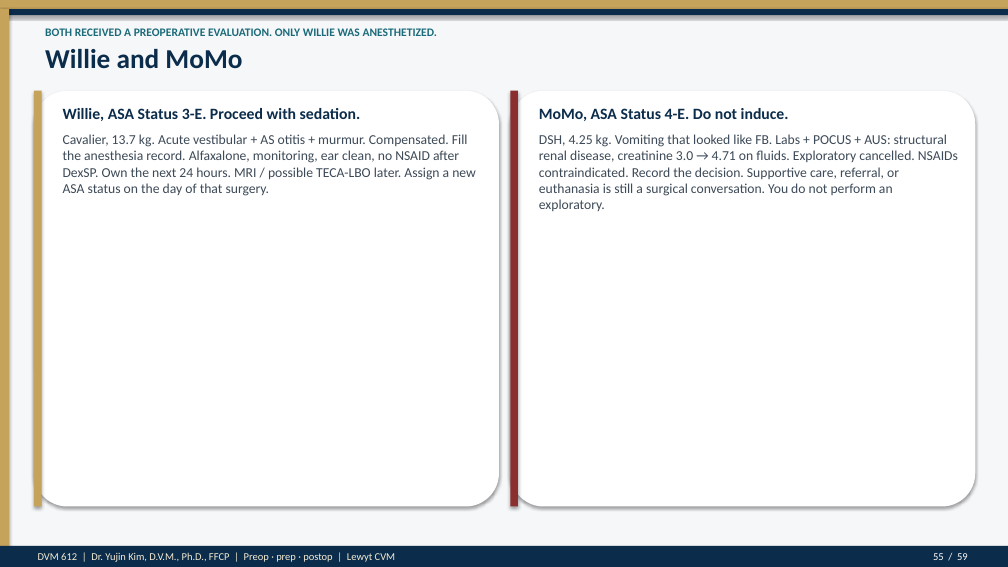
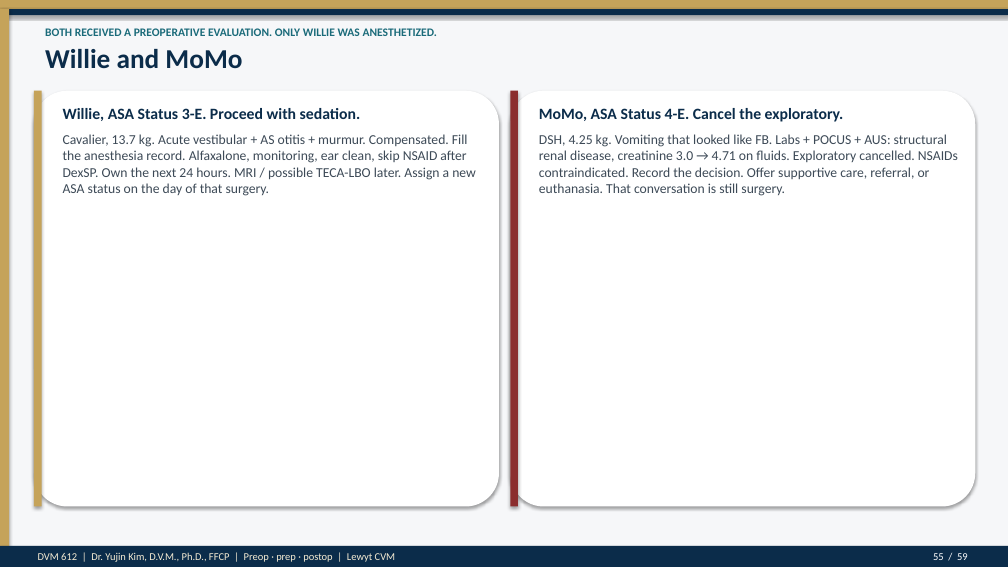
Before and after one commit to drkimvet/happycare, a slide deck: slide 55 of lectures/DVM-612_Week4_Preop_PatientPrep_Postop.pptx. Drawn at 1008x567 pixels with LibreOffice and Linux fonts; fonts in the diff are those of the drawing. Boxes give left, top, right and bottom in pixels: in the first picture for what was removed or moved away, otherwise in the second. Text is boxed around its words. In the diff, an @@ line names an element or a change of style, - is before the commit and + after.

```diff
--- a/lectures/DVM-612_Week4_Preop_PatientPrep_Postop.pptx
+++ b/lectures/DVM-612_Week4_Preop_PatientPrep_Postop.pptx
@@ text at [539,108,844,122]: text changed @@
-MoMo, ASA Status 4-E. Do not induce.
+MoMo, ASA Status 4-E. Cancel the exploratory.
@@ text at [63,134,476,196]: text changed @@
-Cavalier, 13.7 kg. Acute vestibular + AS otitis + murmur. Compensated. Fill the anesthesia record. Alfaxalone, monitoring, ear clean, no NSAID after DexSP. Own the next 24 hours. MRI / possible TECA-LBO later. Assign a new ASA status on the day of that surgery.
+Cavalier, 13.7 kg. Acute vestibular + AS otitis + murmur. Compensated. Fill the anesthesia record. Alfaxalone, monitoring, ear clean, skip NSAID after DexSP. Own the next 24 hours. MRI / possible TECA-LBO later. Assign a new ASA status on the day of that surgery.
@@ text at [539,134,958,196]: text changed @@
-DSH, 4.25 kg. Vomiting that looked like FB. Labs + POCUS + AUS: structural renal disease, creatinine 3.0 → 4.71 on fluids. Exploratory cancelled. NSAIDs contraindicated. Record the decision. Supportive care, referral, or euthanasia is still a surgical conversation. You do not perform an exploratory.
+DSH, 4.25 kg. Vomiting that looked like FB. Labs + POCUS + AUS: structural renal disease, creatinine 3.0 → 4.71 on fluids. Exploratory cancelled. NSAIDs contraindicated. Record the decision. Offer supportive care, referral, or euthanasia. That conversation is still surgery.
```
Also in this commit, not shown: 33 other slides changed, 8 other files.
